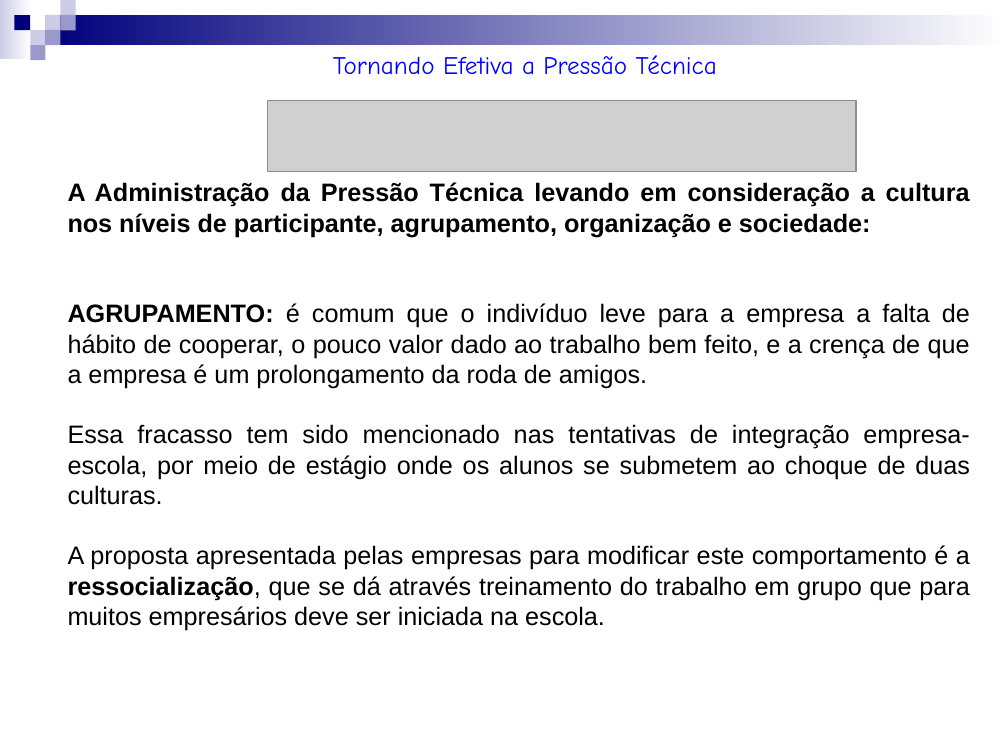
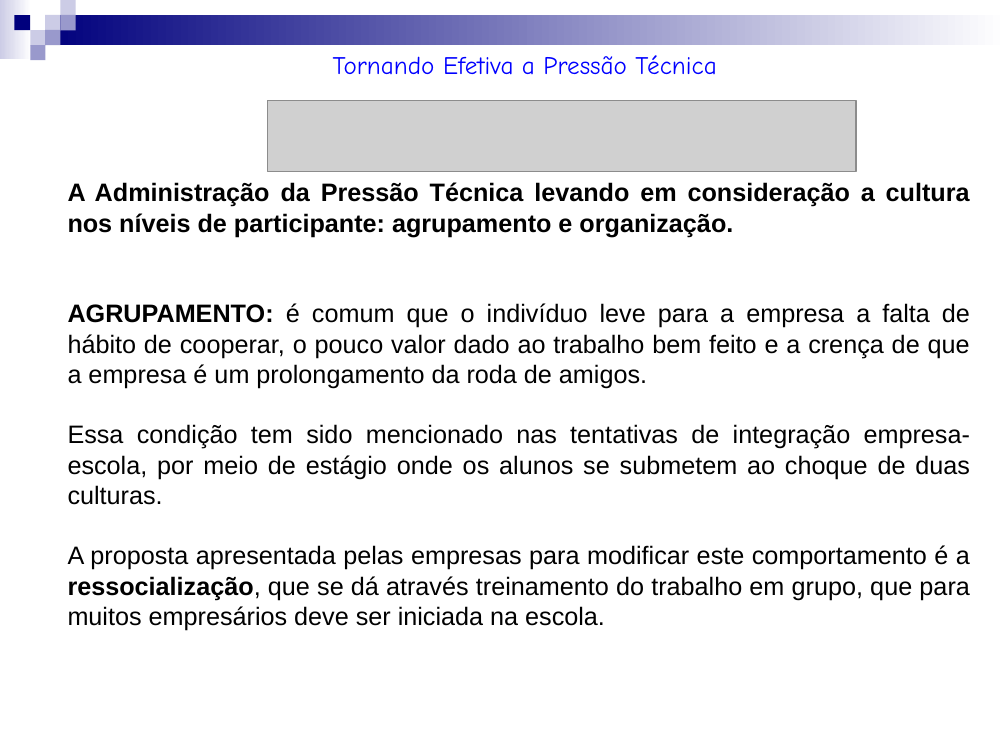
Before and after one commit to jharbes/SOCIOLOGIA-APLICADA, a slide deck: slide 15 of Aula 3.ppt. Drawn at 1008x756 pixels with LibreOffice and Linux fonts; fonts in the diff are those of the drawing; grey boxes stand for pictures. Boxes give left, top, right and bottom in pixels: in the first picture for what was removed or moved away, otherwise in the second. Text is boxed around its words. In the diff, an @@ line names an element or a change of style, - is before the commit and + after.

```diff
--- a/Aula 3.ppt
+++ b/Aula 3.ppt
@@ text "Tornando Efetiva a Pressão Técnica" at bbox=[333, 55, 716, 75]: alignment right to left @@
@@ text at bbox=[68, 182, 970, 631]: text changed @@
-A Administração da Pressão Técnica levando em consideração a cultura nos níveis de participante, agrupamento, organização e sociedade:
-AGRUPAMENTO: é comum que o indivíduo leve para a empresa a falta de hábito de cooperar, o pouco valor dado ao trabalho bem feito, e a crença de que a empresa é um prolongamento da roda de amigos.
-Essa fracasso tem sido mencionado nas tentativas de integração empresa-escola, por meio de estágio onde os alunos se submetem ao choque de duas culturas.
-A proposta apresentada pelas empresas para modificar este comportamento é a ressocialização, que se dá através treinamento do trabalho em grupo que para muitos empresários deve ser iniciada na escola.
+A Administração da Pressão Técnica levando em consideração a cultura nos níveis de participante: agrupamento e organização.
+AGRUPAMENTO: é comum que o indivíduo leve para a empresa a falta de hábito de cooperar, o pouco valor dado ao trabalho bem feito e a crença de que a empresa é um prolongamento da roda de amigos.
+Essa condição tem sido mencionado nas tentativas de integração empresa-escola, por meio de estágio onde os alunos se submetem ao choque de duas culturas.
+A proposta apresentada pelas empresas para modificar este comportamento é a ressocialização, que se dá através treinamento do trabalho em grupo, que para muitos empresários deve ser iniciada na escola.
```
Also in this commit, not shown: 15 other slides changed.
